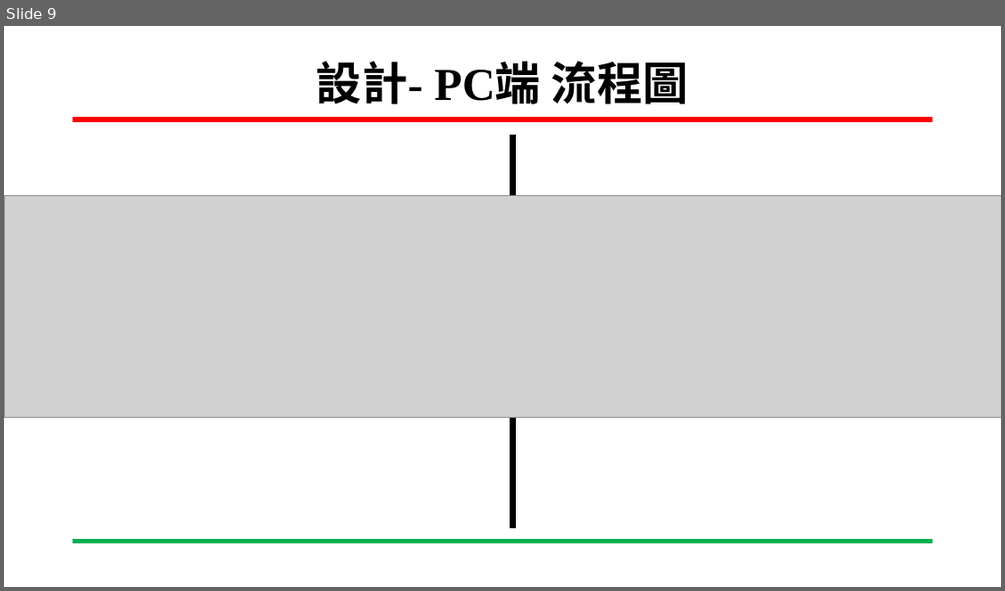
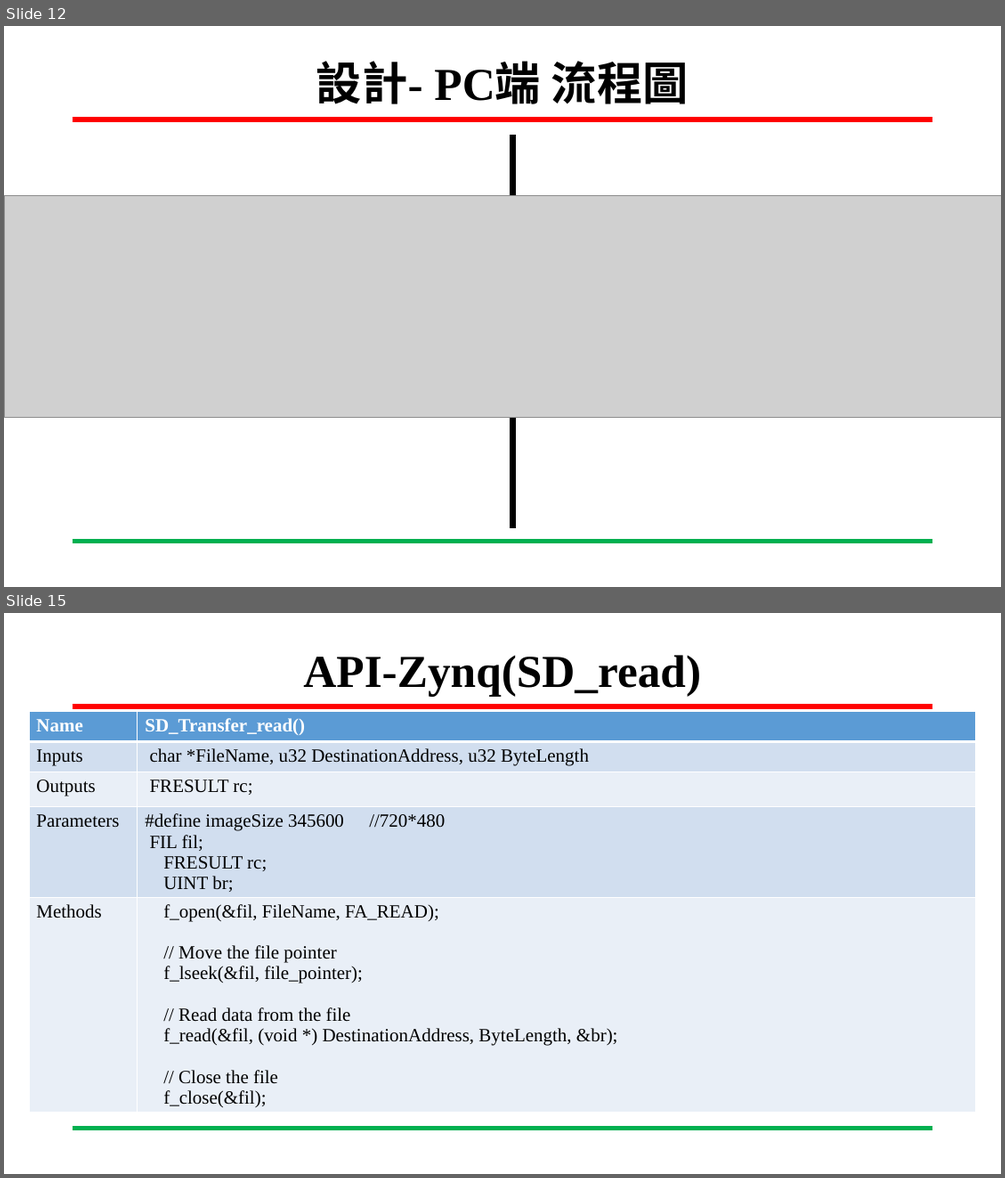
Before and after one commit to San-Zero/SOC_design_final_2023, a slide deck: documents/SOC_design_final.pptx. Shown one above the other, each under a label of ours: slide 9 before the commit, slides 12 and 15 after it; the slides between them are not shown. The pictures are 1005x591 and 1005x1178 pixels, drawn with LibreOffice and Linux fonts; fonts in the diff are those of the drawing; grey boxes stand for pictures; background and template pictures are left out. Boxes give left, top, right and bottom in pixels: in the first picture for what was removed or moved away, otherwise in the second. Text is boxed around its words. In the diff, an @@ line names an element or a change of style, - is before the commit and + after.

```diff
--- a/documents/SOC_design_final.pptx
+++ b/documents/SOC_design_final.pptx
@@ slide 15 added at (4,613,1001,1174), background #FFFFFF; not listed: 2 template elements that a slide beside it also shows @@
@@ title added at (303,655,701,697), 44 pt, text #000000, bold @@
+API-Zynq(SD_read)
@@ table added at (29,712,975,1136), 5 rows, 2 columns @@
+Name | SD_Transfer_read()
+Inputs | char *FileName, u32 DestinationAddress, u32 ByteLength
+Outputs | FRESULT rc;
+Parameters | #define imageSize 345600 //720*480 / FIL fil; / FRESULT rc; / UINT br;
+Methods | f_open(&fil, FileName, FA_READ); / // Move the file pointer / f_lseek(&fil, file_pointer); / // Read data from the file / f_read(&fil, (void *) DestinationAddress, ByteLength, &br); / // Close the file / f_close(&fil);
@@ what was slide 9 is now slide 12 @@
```
Also in this commit, not shown: 12 slides changed, 7 other slides added, 1 slide removed, 2 other files.
